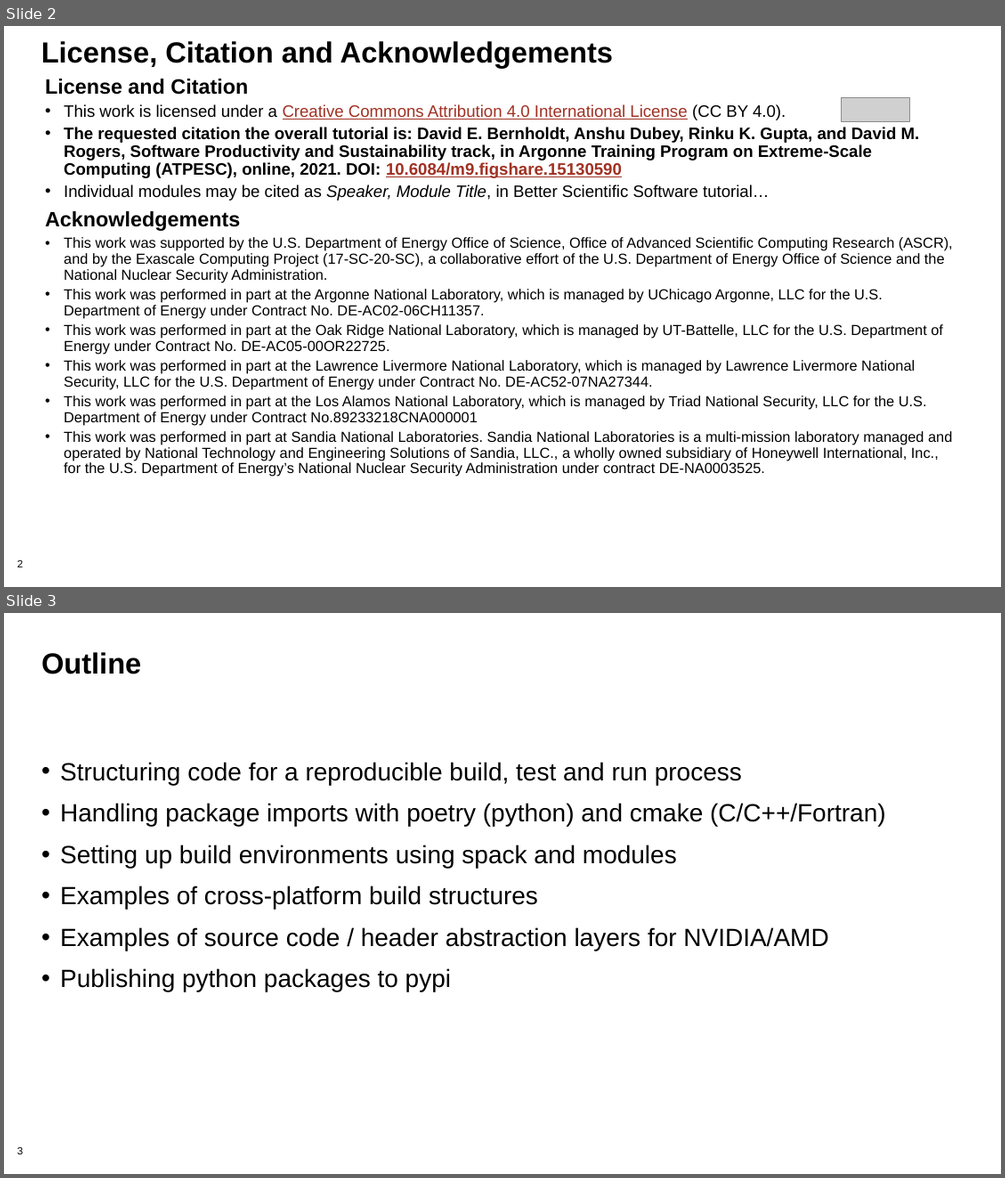
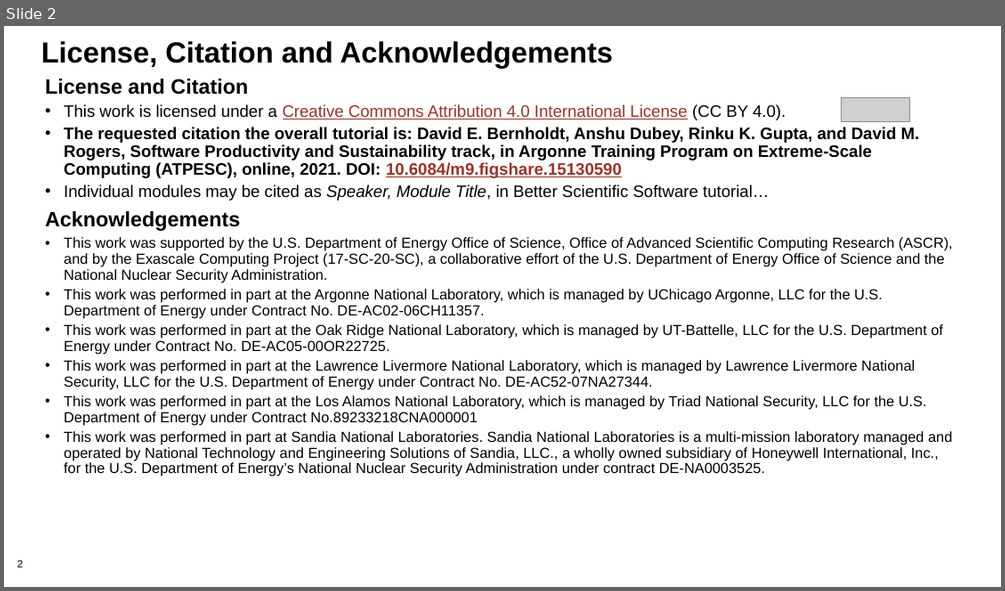
Before and after one commit to bssw-tutorial/presentations, a slide deck: packaging.pptx. Shown one above the other, each under a label of ours: slides 2 and 3 before the commit, slide 2 after it. The pictures are 1005x1178 and 1005x591 pixels, drawn with LibreOffice and Linux fonts; fonts in the diff are those of the drawing; grey boxes stand for pictures; background and template pictures are left out. Boxes give left, top, right and bottom in pixels: in the first picture for what was removed or moved away, otherwise in the second. Text is boxed around its words. In the diff, an @@ line names an element or a change of style, - is before the commit and + after.

```diff
--- a/packaging.pptx
+++ b/packaging.pptx
@@ slide 3 removed at (4,613,1001,1174), background #FFFFFF; not listed: 1 template element that a slide beside it also shows @@
@@ title removed at (41,652,141,674) @@
-Outline
@@ text removed at (60,762,886,991) @@
-• Structuring code for a reproducible build, test and run process
-• Handling package imports with poetry (python) and cmake (C/C++/Fortran)
-• Setting up build environments using spack and modules
-• Examples of cross-platform build structures
-• Examples of source code / header abstraction layers for NVIDIA/AMD
-• Publishing python packages to pypi
```
Also in this commit, not shown: 8 slides changed, 24 slides added.
